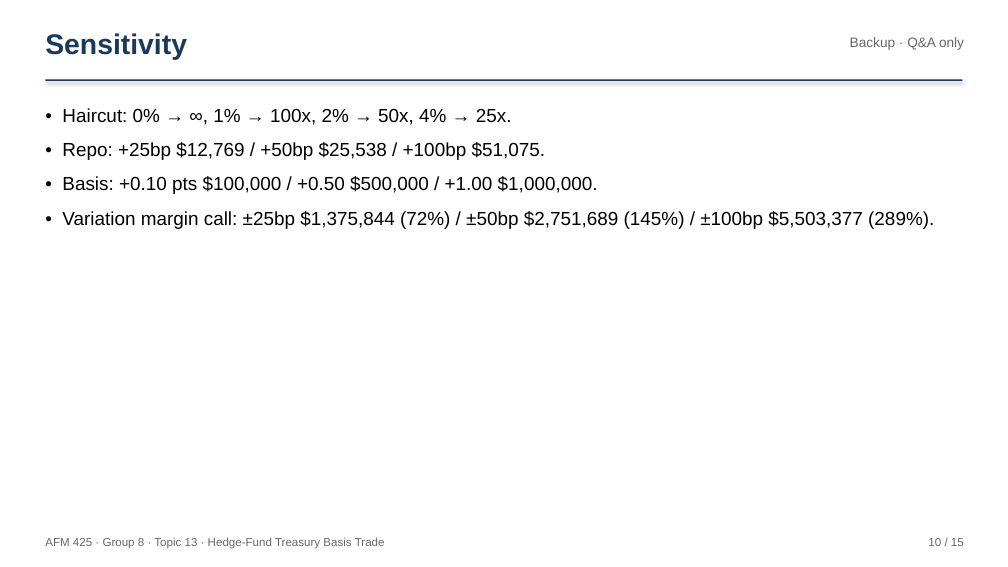
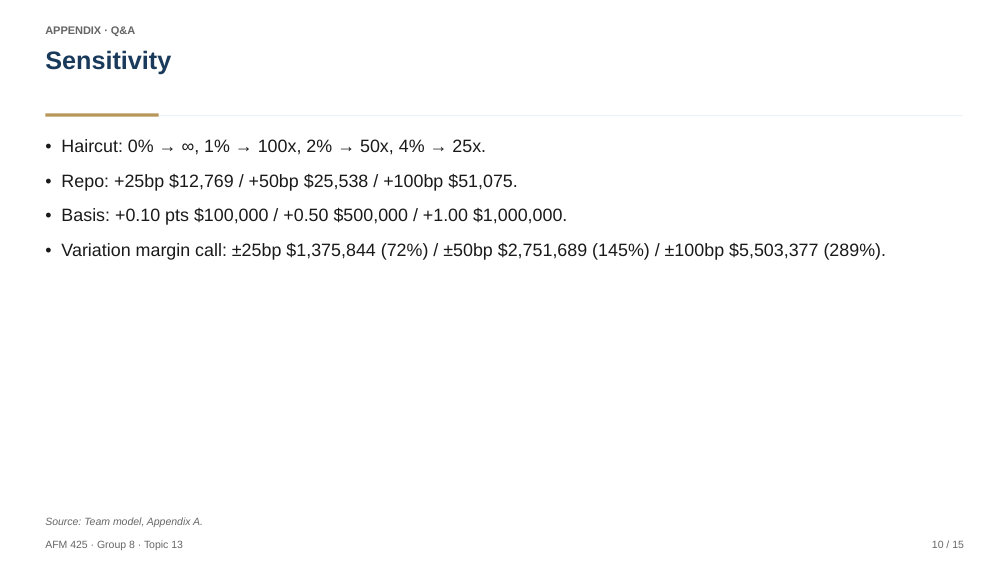
Before and after one commit to faketut/course, a slide deck: slide 10 of afm425/project/presentation/AFM425 Presentation Group 8.pptx. Drawn at 1008x567 pixels with LibreOffice and Linux fonts; fonts in the diff are those of the drawing. Boxes give left, top, right and bottom in pixels: in the first picture for what was removed or moved away, otherwise in the second. Text is boxed around its words. In the diff, an @@ line names an element or a change of style, - is before the commit and + after.

Commit message:
AFM425 Group 8: restyle deck PPTX (McKinsey/IB conventions)
- Action titles (claims with numbers), section kickers, source lines
- Navy cover, KPI band on quant slide, highlighted thesis row in stress table
- Numbered blocks for implications/takeaways. Content unchanged.

```diff
--- a/afm425/project/presentation/AFM425 Presentation Group 8.pptx
+++ b/afm425/project/presentation/AFM425 Presentation Group 8.pptx
@@ text added at [45,26,135,36], 10.5 pt, text #666666, bold @@
+APPENDIX · Q&A
@@ text "Sensitivity": place and size @@
-text "Sensitivity" at [45,33,187,60]
+text "Sensitivity" at [45,50,171,74]
@@ text "Sensitivity" at [45,50,171,74]: size 27 to 24 pt; more space between paragraphs @@
@@ text removed at [850,37,964,50] @@
-Backup · Q&A only
@@ rectangle: place and size @@
-rectangle at [45,79,963,81]
+rectangle at [45,115,963,116]
@@ rectangle at [45,115,963,116]: fill #1A3A5C to #EDF2F7; shadow off @@
@@ rectangle added at [45,113,159,116], fill #B9975B @@
@@ text "• Haircut: 0% → ∞, ...": place and size @@
-text "• Haircut: 0% → ∞, ..." at [62,108,934,229]
+text "• Haircut: 0% → ∞, ..." at [61,139,887,260]
@@ text "• Haircut: 0% → ∞, ..." at [61,139,887,260]: size 18 to 17 pt, text colour #000000 to #1A1A1A; line spacing 1.05 to 1.12 @@
@@ text added at [45,517,203,527], 10 pt, text #666666, italic @@
+Source: Team model, Appendix A.
@@ text "10 / 15" at [932,540,964,548]: size 11 to 10 pt; line spacing 1 to 1.1; more space between paragraphs @@
@@ text at [45,540,183,550]: text changed; size 11 to 10 pt @@
-AFM 425 · Group 8 · Topic 13 · Hedge-Fund Treasury Basis Trade
+AFM 425 · Group 8 · Topic 13
```
Also in this commit, not shown: 14 other slides changed.
